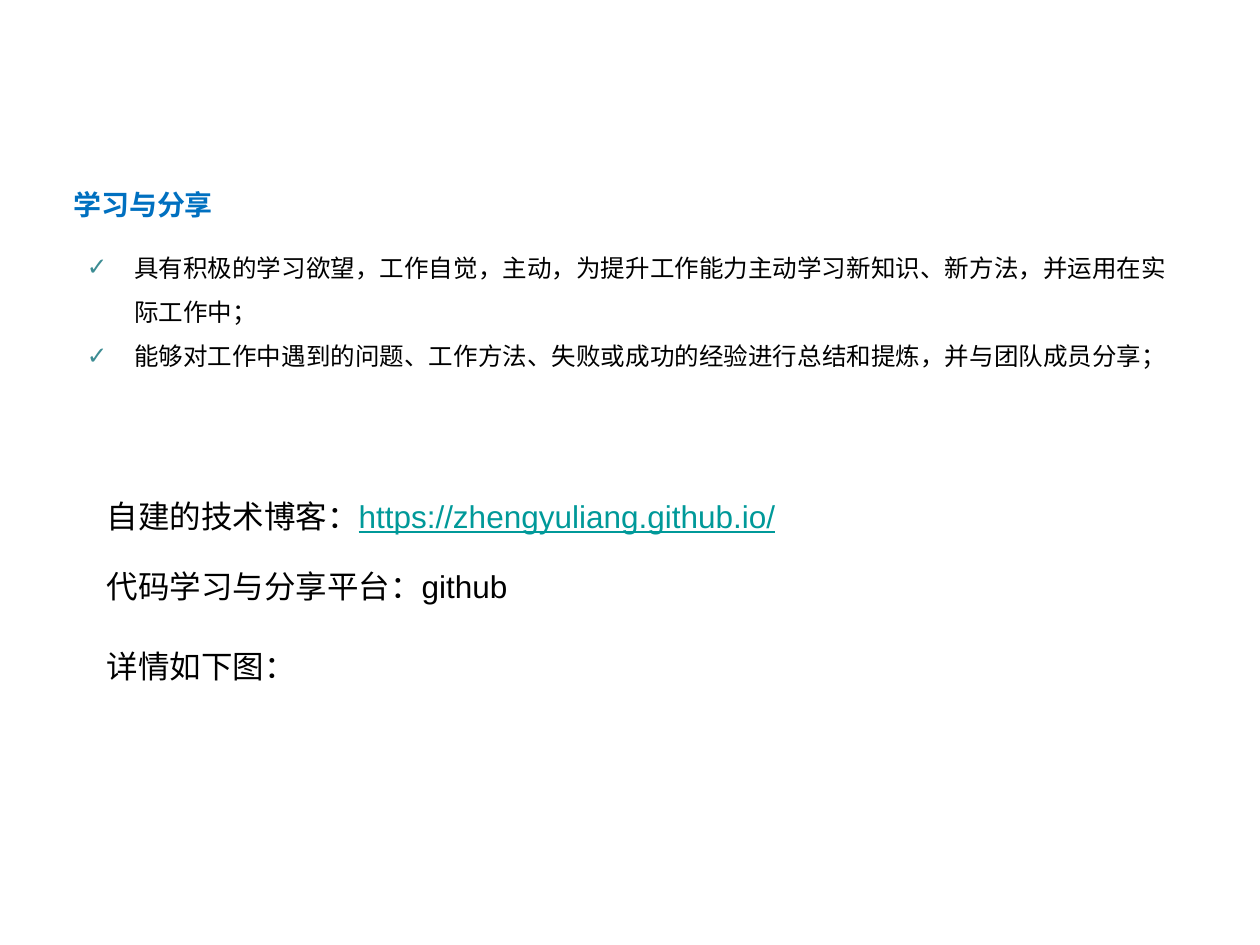
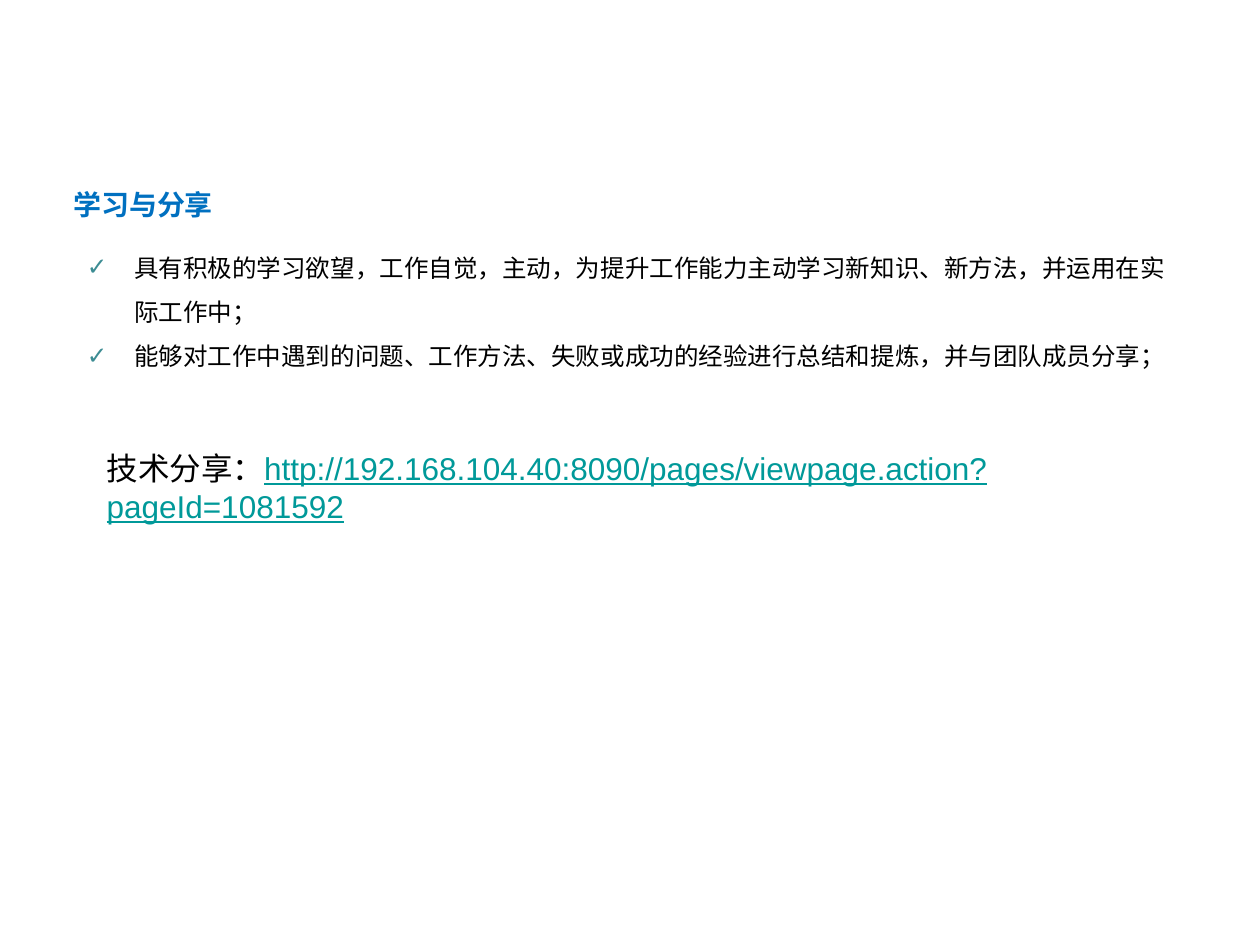
Before and after one commit to zhengyuliang/Blog-Back-Up, a slide deck: slide 27 of ppt/转正答辩汇报_郑宇亮.pptx (slide 26 before the commit). Drawn at 1260x945 pixels with LibreOffice and Linux fonts; fonts in the diff are those of the drawing; background and template pictures are left out. Boxes give left, top, right and bottom in pixels: in the first picture for what was removed or moved away, otherwise in the second. Text is boxed around its words. In the diff, an @@ line names an element or a change of style, - is before the commit and + after.

```diff
--- a/ppt/转正答辩汇报_郑宇亮.pptx
+++ b/ppt/转正答辩汇报_郑宇亮.pptx
@@ text at (107, 453, 987, 524): text changed @@
-自建的技术博客：https://zhengyuliang.github.io/
+技术分享：http://192.168.104.40:8090/pages/viewpage.action?pageId=1081592
@@ text removed at (107, 571, 508, 605) @@
-代码学习与分享平台：github
@@ text removed at (107, 651, 296, 681) @@
-详情如下图：
```
Also in this commit, not shown: 4 other slides changed, 1 slide added.
